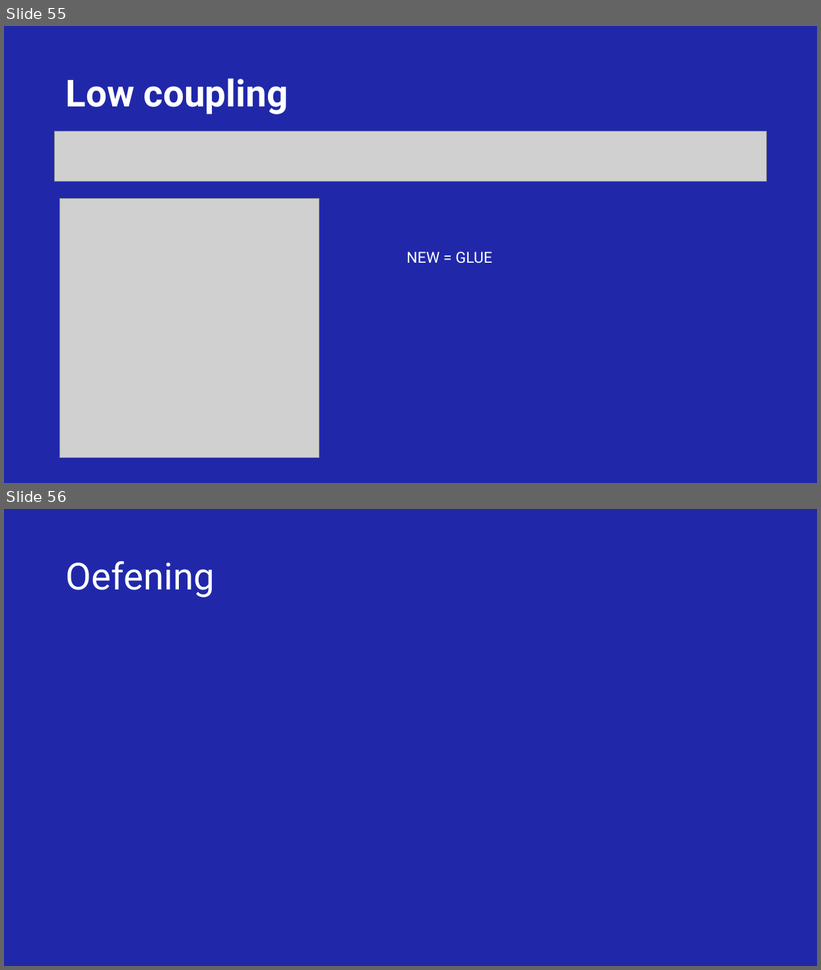
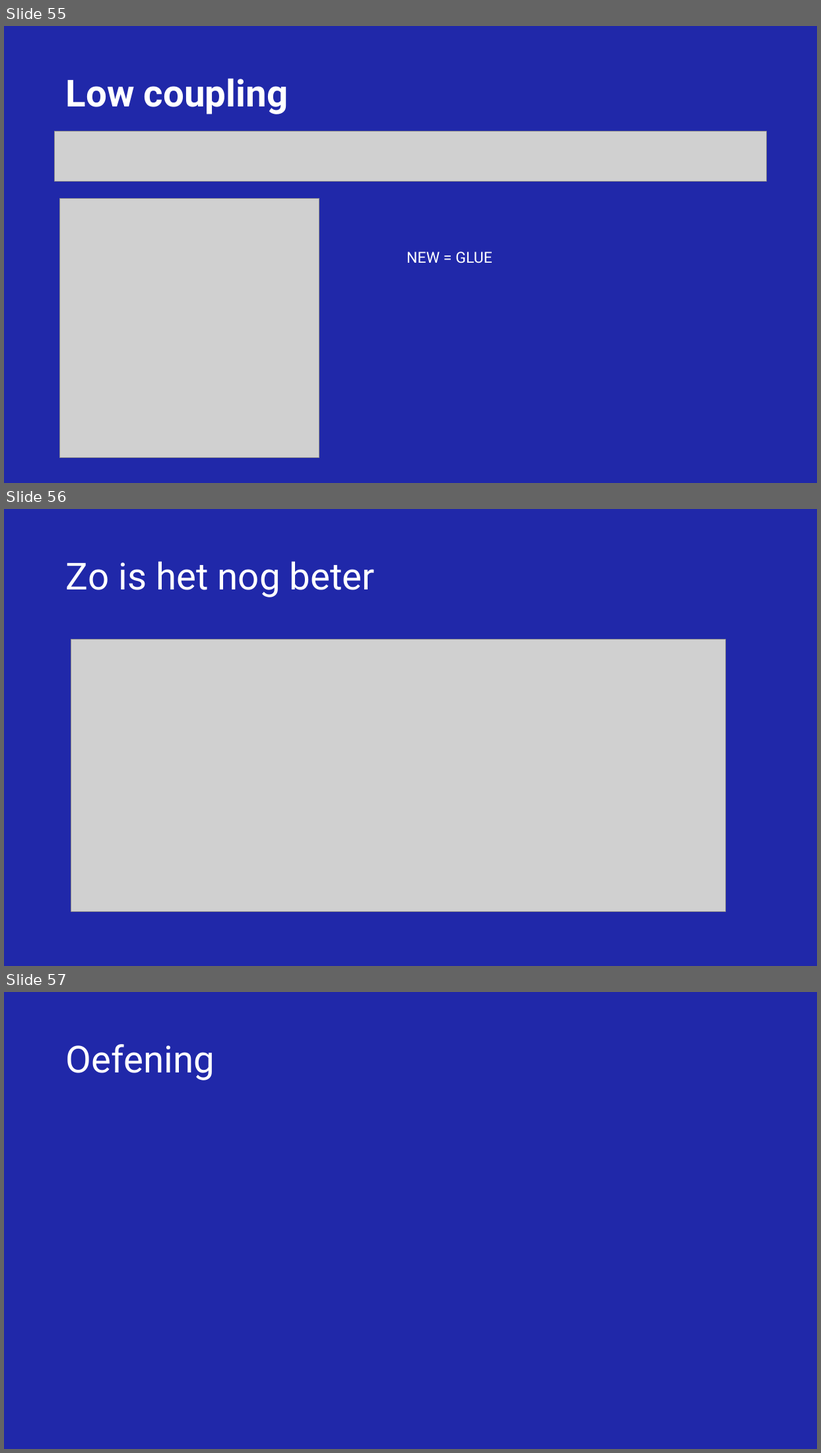
Before and after one commit to NickDekker/SOLID-GRASP, a slide deck: Presentatie/SOLID-Grasp-training.pptx. Shown one above the other, each under a label of ours: slides 55 and 56 before the commit, slides 55, 56 and 57 after it. The pictures are 821x970 and 821x1453 pixels, drawn with LibreOffice and Linux fonts; fonts in the diff are those of the drawing; grey boxes stand for pictures; background and template pictures are left out. Boxes give left, top, right and bottom in pixels: in the first picture for what was removed or moved away, otherwise in the second. Text is boxed around its words. In the diff, an @@ line names an element or a change of style, - is before the commit and + after.

```diff
--- a/Presentatie/SOLID-Grasp-training.pptx
+++ b/Presentatie/SOLID-Grasp-training.pptx
@@ slide 56 added at (4,509,817,966), background #2028A9 @@
@@ title added at (66,561,375,597), 44 pt, text #FFFFFF @@
+Zo is het nog beter
@@ picture added at (71,640,725,912) @@
@@ what was slide 56 is now slide 57 @@
```
Also in this commit, not shown: 10 slides changed, 2 other slides added, 2 slides removed.
